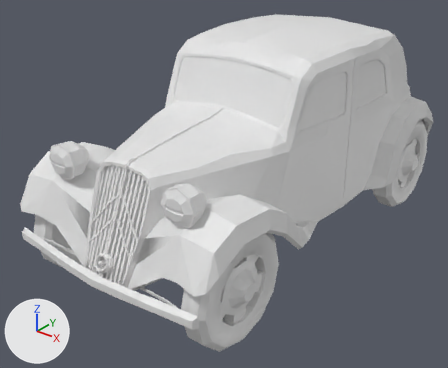
The Blender file Assets/CatUpMap/Meshes/car1.blend, before and after one commit.
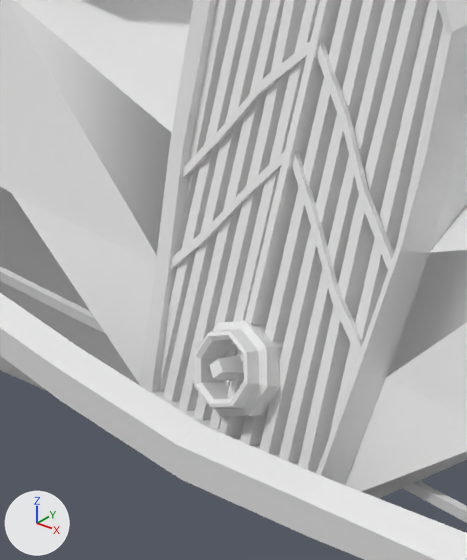
Each version is shown whole from a camera (50 mm lens) standing at (3.11, -4.29, 3.11) and looking at (-0.19, -0.16, 0.55), then close up on the part from 12% to 34% of the width and 50% to 83% of the height. The axes (+X, +Y, +Z) are drawn at lower left. The lights are the same throughout.

In view in the first close-up: 'SM_Veh_Car_01', 'SM_Veh_Car_01_Wheel_fr'.
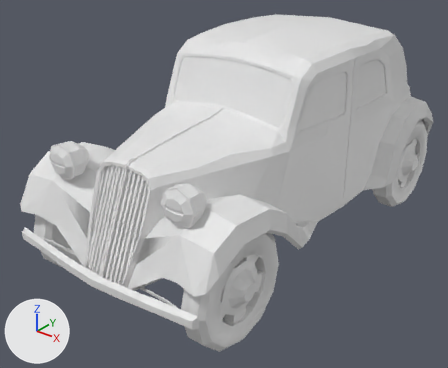
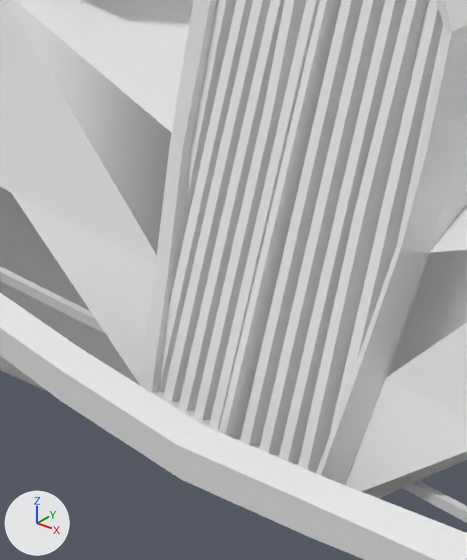
The edits, one by one:
me_mesh is used by ob_sm_veh_car_01; location (0.0, 0.0, 0.078); rotation (1.571, 0.0, 0.0), in degrees (90, 0, 0); scale (0.01, 0.01, 0.01).
me_mesh had 1387 vertices, 1372 faces and spanned x -102.0..102.0, y 29.0..187.0, z -245.0..195.0.
me_mesh now has 1250 vertices, 1280 faces and spans x -102.0..102.0, y 29.0..187.0, z -245.0..195.0.
me_mesh part 1: 6 loose pieces with 137 vertices, spanning x -25.0..25.0, y 41.0..101.0, z 159.0..188.0, are deleted.

Boxes (x1, y1, x2, y2) around the edits, measured in the close-ups (467 x 560 px):
part 1 of me_mesh, deleted: before (171, 42, 394, 417)
